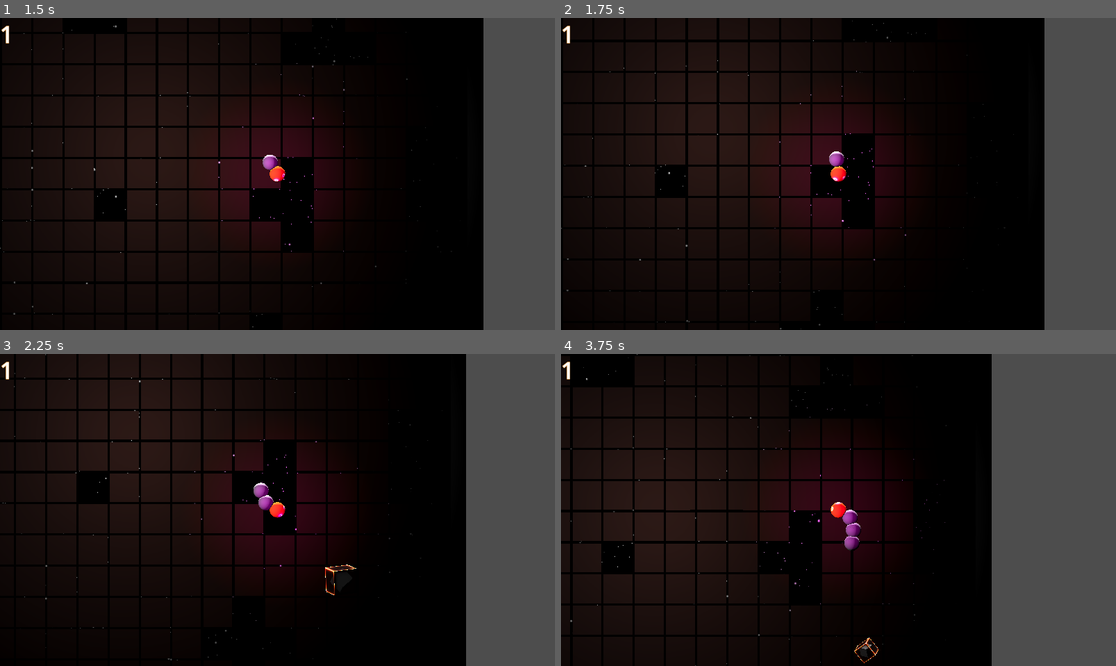
Above: before the commit, frames 1-4 (two rows, left to right).
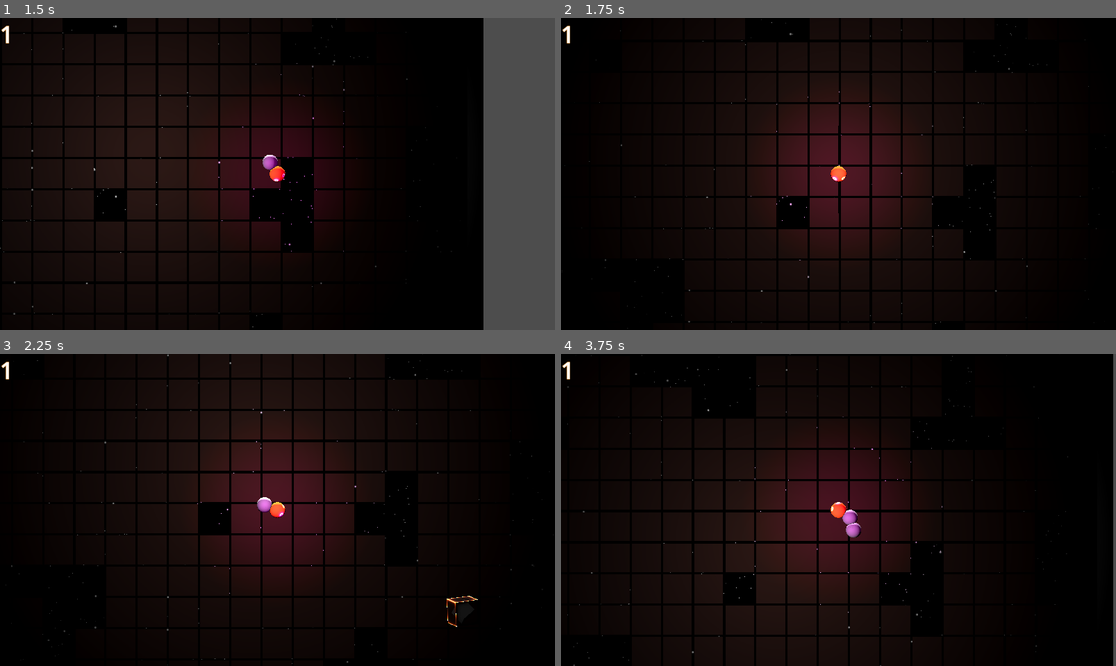
Above: after the commit, the same moments.

Repository: ilyaev/godot-snake-world
Game: Godot game, scene res://field.tscn
The game is run twice, just before and just after one commit, with the same random seed, the same clock (stepped at 60 frames per second) and the same inputs. This scene is started directly instead of the project's main scene.
Inputs:
- Up to frame 1 (1.5 s): tap Enter (ui_accept) at 0.5, 0.77 s; hold Right (ui_right) 0.53-1.28 s; hold Down (ui_down) from 1.28 s (still down)
- Up to frame 2 (1.75 s): keep holding Down (ui_down); tap Enter (ui_accept) at 1.52 s
- Up to frame 3 (2.25 s): release Down (ui_down) at 2.03 s; hold Right (ui_right) from 2.03 s (still down)
- Up to frame 4 (3.75 s): release Right (ui_right) at 2.78 s; hold Up (ui_up) 2.78-3.53 s; tap Enter (ui_accept) at 3.02 s; hold Left (ui_left) from 3.53 s (still down)

Frame 1 is identical in both runs. In frame 2, 19% of the frame differs, in the area x 0-100%, y 0-100%; in frame 3, 22%; in frame 4, 29%.

Commit message:
chore: states management improvements

Diff:
--- a/field.gd
+++ b/field.gd
@@ -94,6 +94,7 @@
 		character.get_node('head').position = pos
 	if multiplayer.is_server():
 		character.change_cell.connect(on_player_cell_change)
+		character.change_state.connect(on_player_state_change)
 	Callable($Players.add_child).call_deferred(character, true)
 
 
@@ -115,23 +116,29 @@
 	return list
 
 
+func on_player_state_change(state : String, current_state : String, player : Player):
+	print([player.player, current_state + ' -> ' + state])
+
 func on_player_cell_change(cell_pos, player):
 	if !multiplayer.is_server():
 		return
 	var is_empty = is_board_empty(cell_pos)
-	if is_empty && player.get_state() == 'PlayerCarrySlate':
-		var slate = preload("res://slate.tscn").instantiate()
-		slate.x = cell_pos.x
-		slate.y = cell_pos.y
-		slate.color = player.slate_color
-		$Objects.add_child(slate, true)
-		player.set_state("PlayerNormal")
-		var key = get_cell_key(cell_pos)
-		empty_map[key] = false
-		color_map[key] = slate.color
-		var score = get_nearest_same_color(cell_pos, slate.color, {}).size()
-		for i in range(0, score):
-			player.spawn_tail()
+	if is_empty:
+		if player.get_state() == 'PlayerCarrySlate':
+			var slate = preload("res://slate.tscn").instantiate()
+			slate.x = cell_pos.x
+			slate.y = cell_pos.y
+			slate.color = player.slate_color
+			$Objects.add_child(slate, true)
+			player.set_state("PlayerNormal")
+			var key = get_cell_key(cell_pos)
+			empty_map[key] = false
+			color_map[key] = slate.color
+			var score = get_nearest_same_color(cell_pos, slate.color, {}).size()
+			for i in range(0, score):
+				player.spawn_tail()
+		else:
+			player.set_state("PlayerEliminated")
 
 
 
--- a/field.tscn
+++ b/field.tscn
@@ -1,9 +1,10 @@
-[gd_scene load_steps=16 format=3 uid="uid://b1psoaww4dkmv"]
+[gd_scene load_steps=17 format=3 uid="uid://b1psoaww4dkmv"]
 
 [ext_resource type="Script" path="res://field.gd" id="1_a1q4k"]
 [ext_resource type="PackedScene" uid="uid://cw8w6clmxedi6" path="res://player.tscn" id="2_yh3il"]
 [ext_resource type="Shader" path="res://board.gdshader" id="3_6dudo"]
 [ext_resource type="Texture2D" uid="uid://bd0ewd5v5stm8" path="res://levels/level1.png" id="5_1rdm2"]
+[ext_resource type="Script" path="res://states/state_machine.gd" id="5_8eoi3"]
 
 [sub_resource type="ShaderMaterial" id="ShaderMaterial_x2atr"]
 render_priority = 0
@@ -160,5 +161,9 @@
 "": SubResource("AnimationLibrary_w8csh")
 }
 
+[node name="StateMachine" type="Node" parent="." node_paths=PackedStringArray("initial_state")]
+script = ExtResource("5_8eoi3")
+initial_state = NodePath("")
+
 [connection signal="spawned" from="PlayersSpawner" to="." method="_on_players_spawner_spawned"]
 [connection signal="animation_finished" from="screen/AnimationPlayer" to="." method="_on_animation_player_animation_finished"]
--- a/food.tscn
+++ b/food.tscn
@@ -111,6 +111,30 @@
 "method": &"move_to_tail"
 }]
 }
+tracks/5/type = "value"
+tracks/5/imported = false
+tracks/5/enabled = true
+tracks/5/path = NodePath("MeshBox/MeshSlate:scale")
+tracks/5/interp = 1
+tracks/5/loop_wrap = true
+tracks/5/keys = {
+"times": PackedFloat32Array(0),
+"transitions": PackedFloat32Array(1),
+"update": 0,
+"values": [Vector3(1, 1, 1)]
+}
+tracks/6/type = "value"
+tracks/6/imported = false
+tracks/6/enabled = true
+tracks/6/path = NodePath("MeshBox/MeshSlate:transparency")
+tracks/6/interp = 1
+tracks/6/loop_wrap = true
+tracks/6/keys = {
+"times": PackedFloat32Array(0),
+"transitions": PackedFloat32Array(1),
+"update": 0,
+"values": [0.0]
+}
 
 [sub_resource type="Animation" id="Animation_x1fkw"]
 resource_name = "fade"
@@ -157,6 +181,30 @@
 tracks/3/interp = 1
 tracks/3/loop_wrap = true
 tracks/3/keys = {
+"times": PackedFloat32Array(0, 0.5),
+"transitions": PackedFloat32Array(1, 1),
+"update": 0,
+"values": [0.0, 1.0]
+}
+tracks/4/type = "value"
+tracks/4/imported = false
+tracks/4/enabled = true
+tracks/4/path = NodePath("MeshBox/MeshSlate:scale")
+tracks/4/interp = 1
+tracks/4/loop_wrap = true
+tracks/4/keys = {
+"times": PackedFloat32Array(0, 0.3),
+"transitions": PackedFloat32Array(1, 1),
+"update": 0,
+"values": [Vector3(1, 1, 1), Vector3(0.1, 0.1, 0.1)]
+}
+tracks/5/type = "value"
+tracks/5/imported = false
+tracks/5/enabled = true
+tracks/5/path = NodePath("MeshBox/MeshSlate:transparency")
+tracks/5/interp = 1
+tracks/5/loop_wrap = true
+tracks/5/keys = {
 "times": PackedFloat32Array(0, 0.5),
 "transitions": PackedFloat32Array(1, 1),
 "update": 0,
@@ -211,7 +259,7 @@
 skeleton = NodePath("../..")
 
 [node name="MeshSlate" type="MeshInstance3D" parent="MeshBox"]
-transform = Transform3D(0.853553, -0.146447, 0.5, 0.5, 0.5, -0.707107, -0.146447, 0.853553, 0.5, 0, 0, 0)
+transform = Transform3D(0.853553, -0.146447, 0.5, 0.5, 0.5, -0.707106, -0.146447, 0.853553, 0.5, 0, 0, 0)
 mesh = SubResource("BoxMesh_ww8jd")
 
 [node name="CollisionShape3D" type="CollisionShape3D" parent="."]
--- a/player.gd
+++ b/player.gd
@@ -3,6 +3,7 @@
 
 signal change_position
 signal change_cell
+signal change_state
 
 var SPEED := 6.
 var INTERPOLATION_INTERVAL = 0.1
@@ -25,6 +26,9 @@
 	set(id):
 		player = id
 		$PlayerInput.set_multiplayer_authority(id)
+
+func _ready():
+	$StateMachine.Transitioned.connect(func (state, current_state): change_state.emit(state, current_state, self) )
 
 func _physics_process(delta):
 	pre_process(delta)
@@ -77,8 +81,8 @@
 			collider.rpc("eat")
 			if collider.type == 'food':
 				set_state("PlayerNormal")
-				#spawn_tail()
-				trim_tail()
+				spawn_tail()
+				#trim_tail()
 			else:
 				rpc("set_slate_color", collider.color)
 				set_state('PlayerCarrySlate')
@@ -86,6 +90,8 @@
 			var bounced = head_direction.bounce(collision.get_normal()).rotated(Vector3.BACK, randf_range(-PI/8, PI/8))
 			$PlayerInput.direction = Vector3(bounced.x, bounced.y, 0)
 			$PlayerInput.next_direction = $PlayerInput.direction
+			#if player != 1:
+			set_state("PlayerEliminated")
 	pass
 
 func pre_process(delta):
@@ -101,6 +107,8 @@
 			if tail.index == 0:
 				first_head = tail
 				break
+	if $Tails.get_child_count() == 0:
+		first_head = false
 	if first_head:
 		direction = $head.position - first_head.position
 	$head.basis = Basis().rotated(Vector3.FORWARD, direction.signed_angle_to(Vector3.UP, Vector3.BACK) - PI/2)
--- a/player.tscn
+++ b/player.tscn
@@ -7,6 +7,7 @@
 [ext_resource type="Script" path="res://states/state_machine.gd" id="5_g8531"]
 [ext_resource type="Script" path="res://states/player_normal.gd" id="6_pmonf"]
 [ext_resource type="Script" path="res://states/player_carry_slate.gd" id="7_ptnik"]
+[ext_resource type="Script" path="res://states/player_eliminated.gd" id="8_h3p41"]
 
 [sub_resource type="SceneReplicationConfig" id="SceneReplicationConfig_fb1vy"]
 properties/0/path = NodePath(".:player")
@@ -107,5 +108,9 @@
 script = ExtResource("7_ptnik")
 player = NodePath("../..")
 
+[node name="PlayerEliminated" type="Node" parent="StateMachine" node_paths=PackedStringArray("player")]
+script = ExtResource("8_h3p41")
+player = NodePath("../..")
+
 [connection signal="synchronized" from="ServerSynchronizer" to="." method="_on_server_synchronizer_synchronized"]
 [connection signal="spawned" from="MultiplayerSpawner" to="." method="_on_multiplayer_spawner_spawned"]
--- /dev/null
+++ b/states/player_eliminated.gd
@@ -0,0 +1,22 @@
+extends State
+class_name PlayerEliminated
+
+@export var player : Player
+
+
+func Enter():
+	print('Enter state: ', name, ' for ', player.player)
+	player.get_node("head/slate").hide()
+	if multiplayer.is_server():
+		for tail in player.get_node("Tails").get_children():
+			tail.queue_free()
+			player.pos = Vector3(0,0,0)
+			player.get_node("head").position = player.pos
+			player.get_node("PlayerInput").direction = Vector3(1,0,0)
+			player.get_node("PlayerInput").next_direction = Vector3(1,0,0)
+	get_parent().transit("PlayerNormal")
+	pass
+
+
+func Physics_Update(delta):
+	pass
--- a/states/state_machine.gd
+++ b/states/state_machine.gd
@@ -2,6 +2,8 @@
 
 var current_state : State = null
 var states : Dictionary = {}
+
+signal Transitioned(state : String, current_state : String)
 
 @export var initial_state : State
 
@@ -33,6 +35,8 @@
 	if !new_state:
 		return
 
+	Transitioned.emit(new_state_name, state.name)
+
 	if current_state:
 		current_state.Exit()
 
Not shown: 1 places in player.tscn that only renumber resources
